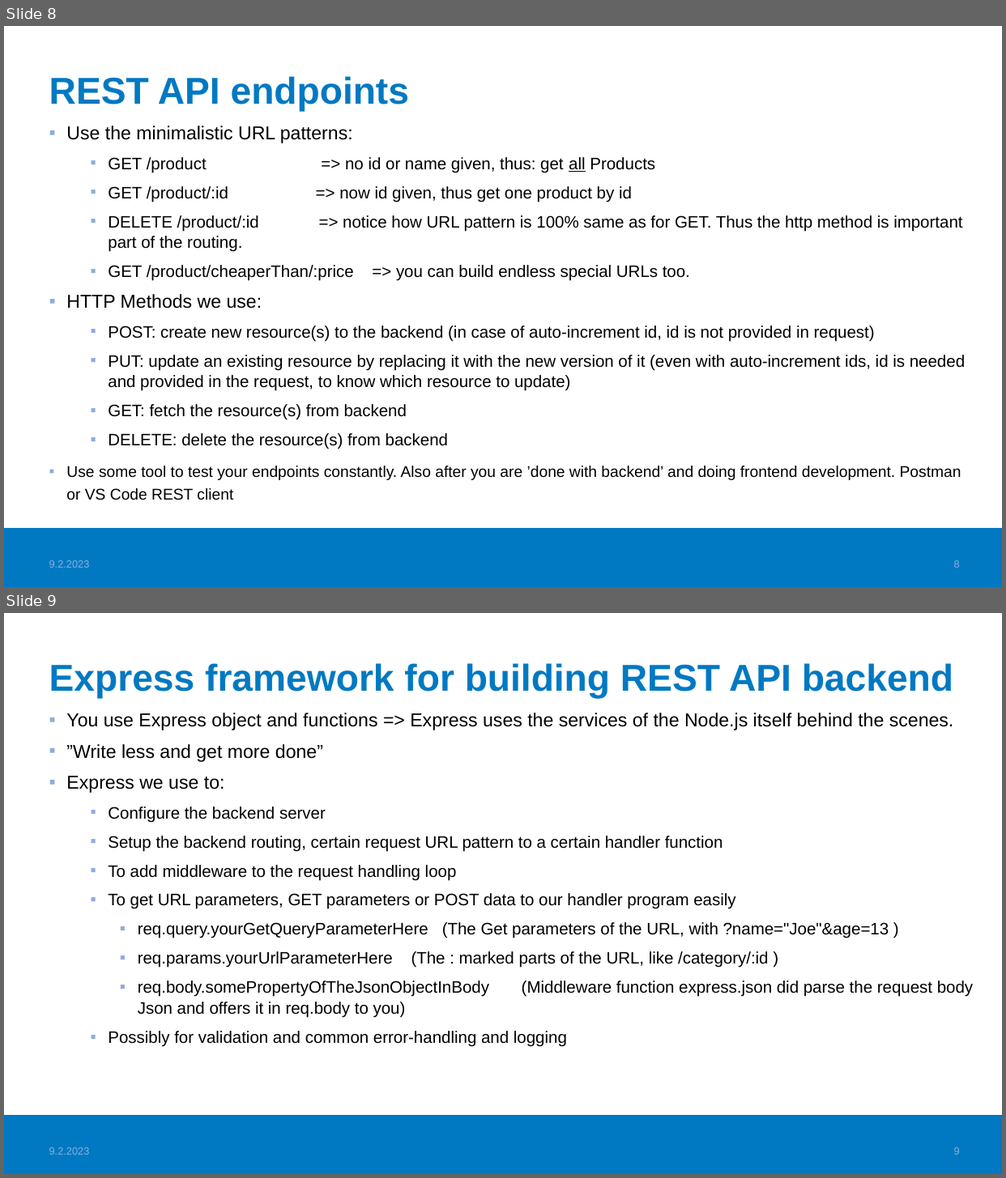
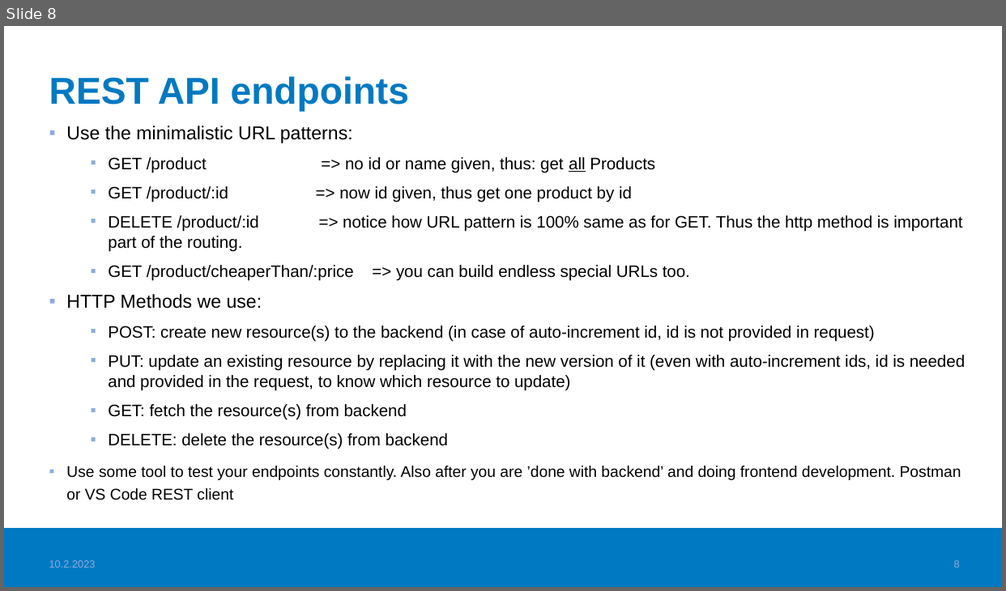
Before and after one commit to haagahelia/ohke-teknologiat, a slide deck: 05_es6_node/NodeJS_demo/02_nodejs/NodeJS.pptx. Shown one above the other, each under a label of ours: slides 8 and 9 before the commit, slide 8 after it. The pictures are 1006x1178 and 1006x591 pixels, drawn with LibreOffice and Linux fonts; fonts in the diff are those of the drawing; background and template pictures are left out. Boxes give left, top, right and bottom in pixels: in the first picture for what was removed or moved away, otherwise in the second. Text is boxed around its words. In the diff, an @@ line names an element or a change of style, - is before the commit and + after.

Commit message:
Split NodeJs.pdf to three files, incl. Express and What else could be added to project. Additions

```diff
--- a/05_es6_node/NodeJS_demo/02_nodejs/NodeJS.pptx
+++ b/05_es6_node/NodeJS_demo/02_nodejs/NodeJS.pptx
@@ slide 9 removed at box(4, 613, 1002, 1174), background #FFFFFF; not listed: 1 template element that a slide beside it also shows @@
@@ title removed at box(49, 663, 953, 699) @@
-Express framework for building REST API backend
@@ text removed at box(66, 713, 973, 1047) @@
-▪ You use Express object and functions => Express uses the services of the Node.js itself behind the scenes.
-▪ ”Write less and get more done”
-▪ Express we use to:
-  ▪ Configure the backend server
-  ▪ Setup the backend routing, certain request URL pattern to a certain handler function
-  ▪ To add middleware to the request handling loop
-  ▪ To get URL parameters, GET parameters or POST data to our handler program easily
-    ▪ req.query.yourGetQueryParameterHere (The Get parameters of the URL, with ?name="Joe"&age=13 )
-    ▪ req.params.yourUrlParameterHere (The : marked parts of the URL, like /category/:id )
-    ▪ req.body.somePropertyOfTheJsonObjectInBody (Middleware function express.json did parse the request body Json and offers it in req.body to you)
-  ▪ Possibly for validation and common error-handling and logging
@@ text removed at box(49, 1148, 90, 1155) @@
-9.2.2023
@@ page number removed at box(954, 1148, 960, 1155) @@
-9
@@ slide 8 changed as well @@
@@ text at box(49, 561, 96, 568): text changed @@
-9.2.2023
+10.2.2023
```
Also in this commit, not shown: 7 other slides changed, 3 other slides removed, 6 other files.
